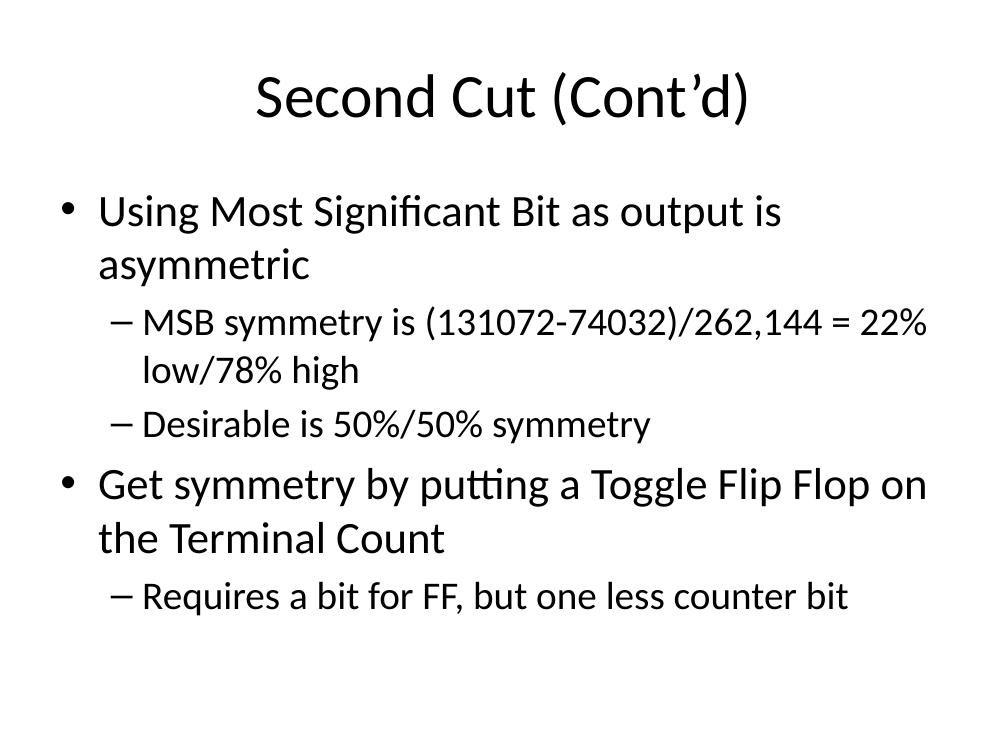
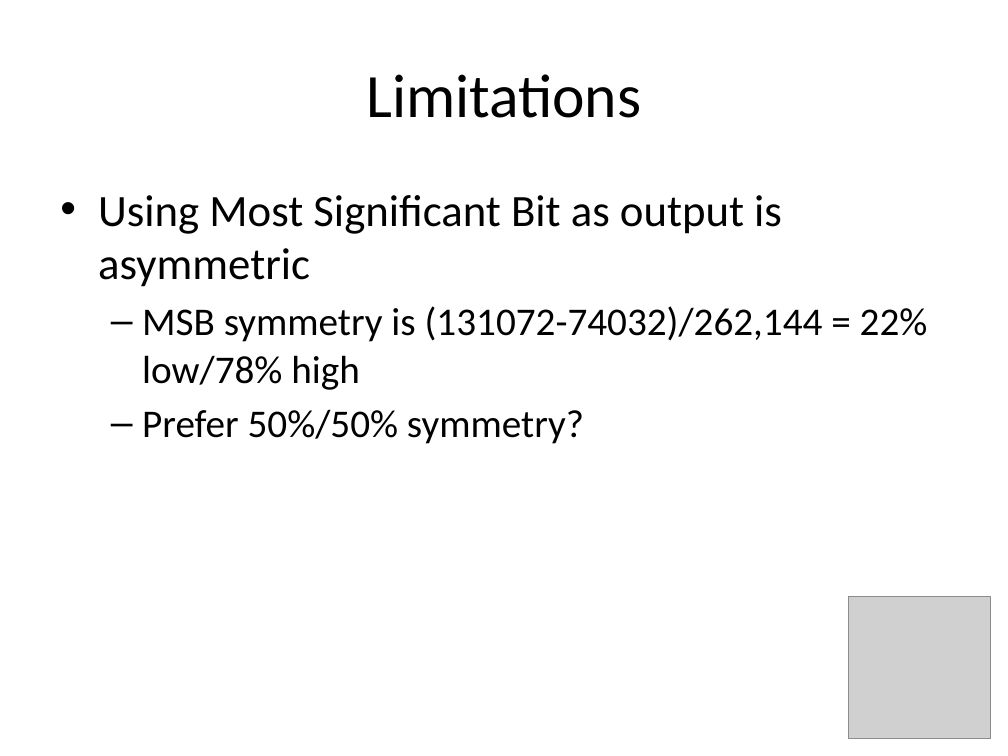
Before and after one commit to douggilliland/MultiComp, a slide deck: slide 29 of MultiComp (VHDL Template)/Components/SoundGen/Documentation/Sound Generator.pptx (slide 19 before the commit). Drawn at 1008x756 pixels with LibreOffice and Linux fonts; fonts in the diff are those of the drawing; grey boxes stand for pictures. Boxes give left, top, right and bottom in pixels: in the first picture for what was removed or moved away, otherwise in the second. Text is boxed around its words. In the diff, an @@ line names an element or a change of style, - is before the commit and + after.

```diff
--- a/MultiComp (VHDL Template)/Components/SoundGen/Documentation/Sound Generator.pptx
+++ b/MultiComp (VHDL Template)/Components/SoundGen/Documentation/Sound Generator.pptx
@@ text at [366,74,641,118]: text changed @@
-Second Cut (Cont’d)
+Limitations
@@ text at [142,409,584,444]: text changed @@
-  – Desirable is 50%/50% symmetry
-• Get symmetry by putting a Toggle Flip Flop on the Terminal Count
-  – Requires a bit for FF, but one less counter bit
+  – Prefer 50%/50% symmetry?
@@ picture added at [849,597,991,739] @@
```
Also in this commit, not shown: 30 other slides changed, 27 slides added, 1 slide removed, 5 other files.
